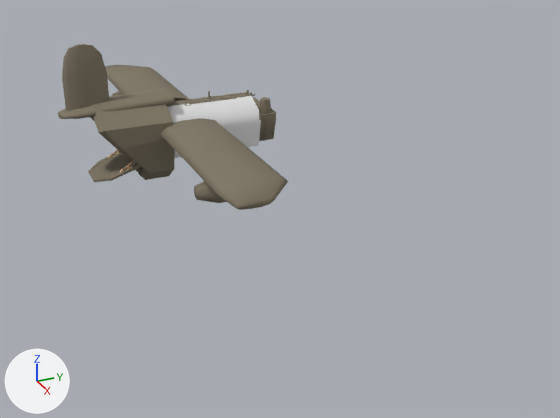
An edit to the FBX model LudumDare43/Assets/Art/Models/EstructuraBase.FBX, drawn before and after from the same camera.
The view is the same before and after, from a camera (50 mm lens) standing at (110.2, -41.2, 40.8) and looking at (19.5, -0.4, -4.5). Lighting does not change. The marker at lower left points along +X, +Y and +Z. Where no turn or scale is listed for an object, it has been applied to the vertices. Vertices at the same position are counted once.

The first picture shows 'Line001', 'Object001'.
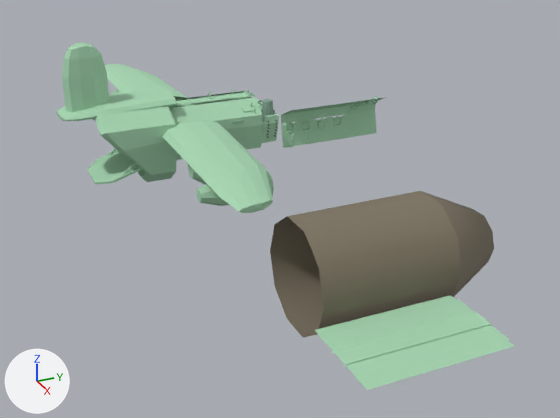
The change, as a list of edits to the scene's bpy script:
```text
Change me_mesh_001:
    remove me_mesh_001.from_pydata(...)  # 1990 vertices, 3630 faces; spans x -35.3..34.1, y -23.6..8.7, z -10.7..10.2
    add me_mesh_001.from_pydata(...)  # 2234 vertices, 4052 faces; spans x -36.3..35.0, y -23.6..8.7, z -10.7..10.2
    me_mesh_001 part 1: the loose piece of 56 vertices spanning x 2.6..3.2, y -16.7..-13.0, z -8.8..-5.9 is moved by (1.0, 0.0, 0.0)
    me_mesh_001 part 2: the loose piece of 56 vertices spanning x -4.5..-3.9, y -16.7..-13.0, z -8.8..-5.9 is moved by (-1.0, 0.0, 0.0)
    me_mesh_001 part 3: the loose piece of 41 vertices spanning x 1.4..3.6, y 6.1..8.2, z -2.2..0.1 is moved by (1.0, 0.0, 0.0)
    me_mesh_001 part 4: the loose piece of 19 vertices spanning x 3.7..4.2, y 5.5..5.9, z -2.8..-1.5 is moved by (1.0, 0.0, 0.0)
    me_mesh_001 part 5: the loose piece of 42 vertices spanning x 20.3..24.0, y -10.9..-1.4, z -6.6..-3.1 is copied, and the copy is scaled about its middle by (1.31, 0.631, 1.31), then moved by (-8.0, 0.1, 0.0); it spans x 11.8..16.6, y -9.0..-3.0, z -7.1..-2.6
    me_mesh_001 part 6: the loose piece of 40 vertices spanning x -3.9..2.3, y -23.6..-7.1, z 0.0..2.2 is rebuilt with 40 vertices and now spans x -4.8..3.3, y -23.6..-7.1, z 0.0..2.2
    me_mesh_001 part 7: 126 vertices moved from x -35.3..34.1, y -21.9..8.5, z -10.7..10.2 to x -36.3..35.0, y -21.9..8.5, z -10.7..10.2; 265 vertices removed from x -35.3..34.1, y -19.9..8.5, z -10.7..1.7; 327 vertices added at x -36.3..35.0, y -19.9..8.5, z -10.7..1.7
    me_mesh_001 part 8: 1671 kept faces spanning x -8.1..6.9, y -22.5..8.5, z -10.7..10.2 get new texture (UV) coordinates
Change me_mesh:
    remove me_mesh.from_pydata(...)  # 48 vertices, 30 faces; spans x -4.71..4.71, y -12.0..2.99, z -2.77..4.47
    add me_mesh.from_pydata(...)  # 1478 vertices, 2342 faces; spans x -5.79..5.79, y -12.09..2.91, z -0.71..6.53
    me_mesh part 9: 48 vertices removed from x -4.71..4.71, y -12.0..2.99, z -2.77..4.47; 1478 vertices added at x -5.79..5.79, y -12.09..2.91, z -0.71..6.53
    add me_mesh.materials.append(mat_materialludum)  # picture img_materiaavion_png
Change ob_object001:
    ob_object001.location: (0.0, 0.0, 2.1) -> (0.0, 0.0, 0.0)
Add ob_object012:
    ob_object012 = bpy.data.objects.new('Object012', me_mesh_005)  # 185 vertices, 157 faces; spans x -1.92..1.92, y -1.5..1.5, z -3.62..3.62; in mat_materialludum (picture img_materiaavion_png)
    ob_object012.location = (0.0, 19.8, 0.0)
Add ob_object016:
    ob_object016 = bpy.data.objects.new('Object016', me_mesh_006)  # 216 vertices, 333 faces; spans x -1.92..1.92, y -1.5..1.5, z -3.62..3.62; in mat_materialludum (picture img_materiaavion_png)
    ob_object016.location = (0.0, 13.8, 0.0)
Add ob_cylinder003:
    ob_cylinder003 = bpy.data.objects.new('Cylinder003', me_mesh_002_1)  # 102 vertices, 156 faces; spans x -1.87..1.87, y -1.5..1.5, z -3.62..3.62; in mat_materialludum (picture img_materiaavion_png)
    ob_cylinder003.location = (0.0, 22.8, 0.0)
Add ob_cylinder005:
    ob_cylinder005 = bpy.data.objects.new('Cylinder005', me_mesh_004)  # 96 vertices, 87 faces; spans x -1.84..1.84, y -1.5..1.5, z -3.62..3.62; in mat_materialludum (picture img_materiaavion_png)
    ob_cylinder005.location = (0.0, 25.8, 0.0)
Add ob_object011:
    ob_object011 = bpy.data.objects.new('Object011', me_mesh_003)  # 31 vertices, 30 faces; spans x -6.3..6.3, y -11.7..10.7, z -4.1..7.9; in mat_materialludum (picture img_materiaavion_png)
    ob_object011.location = (48.2, 0.0, 0.0)
Add ob_object020:
    ob_object020 = bpy.data.objects.new('Object020', me_mesh_008)  # 60 vertices, 36 faces; spans x -5.6..4.3, y -10.2..5.7, z 1.4..1.7; in mat_materialludum (picture img_materiaavion_png)
    ob_object020.location = (60.6, -2.7, -1.6)
Add ob_object010:
    ob_object010 = bpy.data.objects.new('Object010', me_mesh_001_1)  # 281 vertices, 250 faces; spans x -1.92..1.92, y -1.5..1.5, z -3.73..3.62; in mat_materialludum (picture img_materiaavion_png)
    ob_object010.location = (0.0, 10.8, 0.0)
Add ob_object017:
    ob_object017 = bpy.data.objects.new('Object017', me_mesh_007)  # 203 vertices, 179 faces; spans x -1.92..1.92, y -1.5..1.5, z -3.62..3.62; in mat_materialludum (picture img_materiaavion_png)
    ob_object017.location = (0.0, 16.8, 0.0)
```

What differs and where, as boxes [x1, y1, x2, y2] in the pictures (560 x 418 px; the box of a moved part takes in the faces that stretch with it):
'Object011', added (brown)
    after: [270, 191, 494, 337]
'Line001', reshaped
    before: [58, 44, 288, 210]
    after: [57, 43, 279, 213]
'Object020', added (green)
    after: [315, 295, 515, 390]
'Object001', reshaped, moved
    before: [167, 96, 261, 158]
    after: [169, 90, 263, 150]
'Object010', added (green)
    after: [281, 108, 307, 148]
'Object016', added (green)
    after: [297, 106, 323, 145]
'Object017', added (green)
    after: [314, 104, 338, 143]
'Object012', added (green)
    after: [329, 102, 354, 140]
'Cylinder003', added (green)
    after: [345, 100, 369, 138]
'Cylinder005', added (green)
    after: [360, 96, 386, 135]
part 1 of me_mesh_001, moved or reshaped
    before: [118, 160, 136, 174]
    after: [120, 163, 138, 176]
part 2 of me_mesh_001, moved or reshaped
    before: [107, 149, 120, 158]
    after: [106, 148, 118, 156]
part 3 of me_mesh_001, moved or reshaped
    before: [259, 97, 272, 115]
    after: [261, 99, 275, 116]
part 4 of me_mesh_001, moved or reshaped
    before: [259, 111, 262, 120]
    after: [262, 113, 265, 122]
part 5 of me_mesh_001, added
    after: [188, 164, 207, 184]
part 6 of me_mesh_001, rebuilt (9% taller)
    before: [58, 88, 175, 119]
    after: [57, 87, 177, 121]
part 7 of me_mesh_001, moved or reshaped
    before: [62, 44, 288, 210]
    after: [62, 43, 279, 213]
part 8 of me_mesh_001, surface changed (brown to green)
    both: [90, 90, 255, 178]
